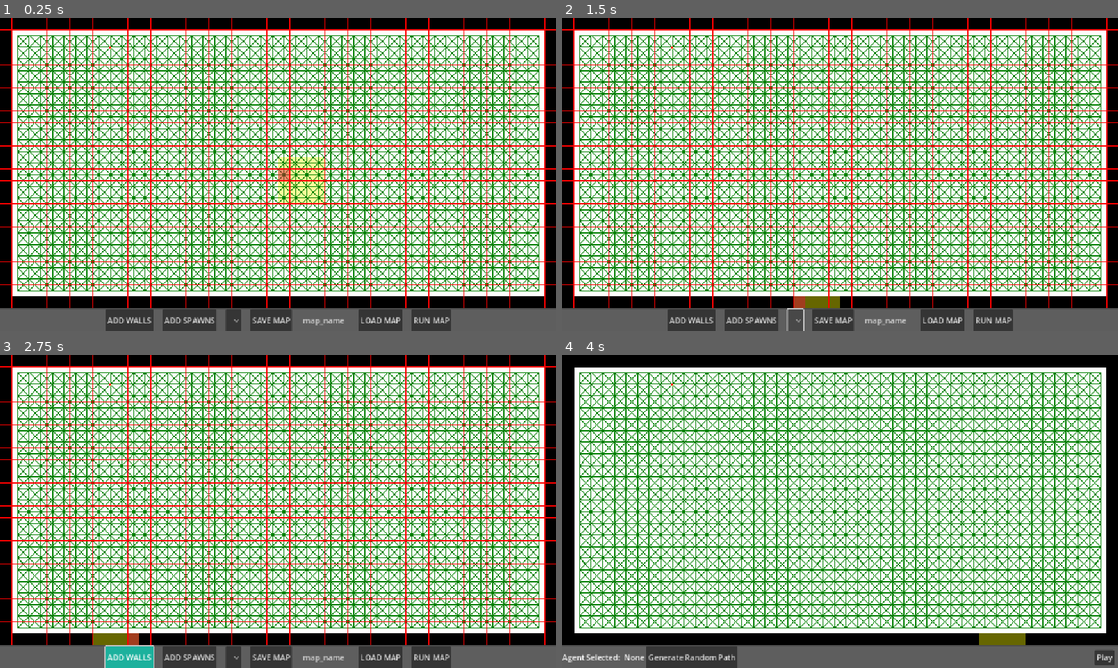
Above: before the commit, frames 1-4 (two rows, left to right).
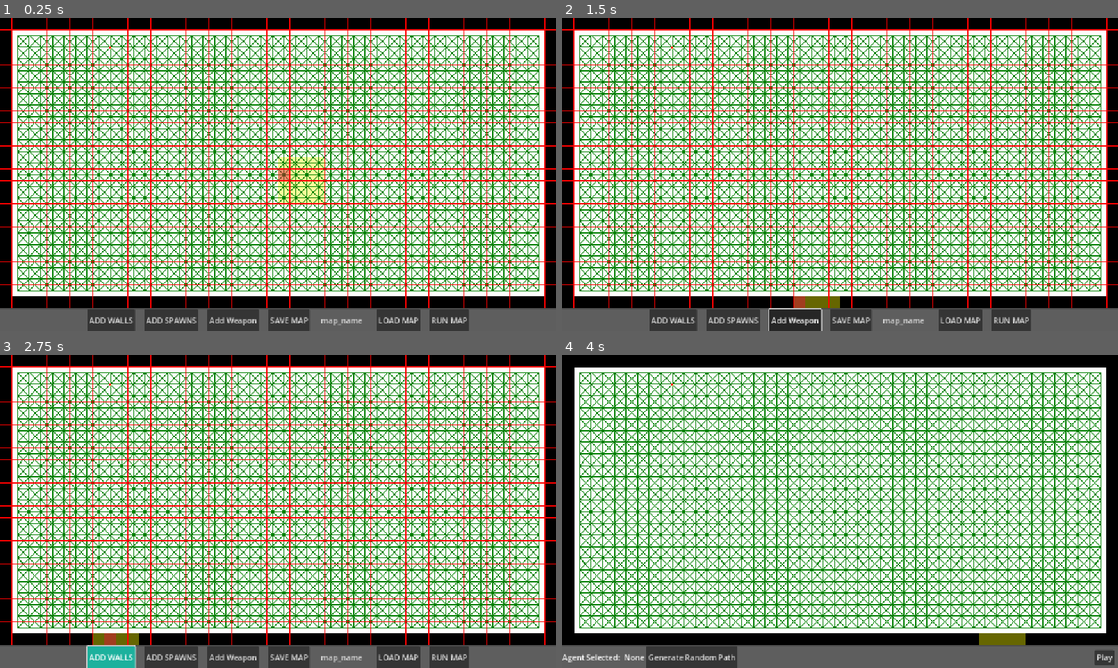
Above: after the commit, the same moments.

Repository: 702BH/GameAIProjects
Game: Godot game, scene res://ProgrammingGameAIByExample/Raven/raven_main_scene.tscn
The game is run twice, just before and just after one commit, with the same random seed, the same clock (stepped at 60 frames per second) and the same inputs. The project has no main scene, so this scene is started directly.
Inputs (mouse positions are in pixels of both pictures, inside the frame that each line leads up to):
- Up to frame 1 (0.25 s): no input
- Up to frame 2 (1.5 s): click (795, 321) at 0.52 s; click (795, 321) at 1.25 s, where only the run after the commit has a clickable "Add Weapon"
- Up to frame 3 (2.75 s): click "ADD WALLS" at 2 s
- Up to frame 4 (4 s): click "ADD SPAWNS" at 2.75 s; click "RUN MAP" at 3.5 s

The runs differ from the first frame. In frame 1, 2.2% of the frame differs, in the area x 15-85%, y 93-100%; in frame 2, 2.4%; in frame 3, 2.5%, in the area x 15-85%, y 88-100%; in frame 4, nothing differs.

Commit message:
starting implementation of Signal service bus for Raven

Diff:
--- /dev/null
+++ b/aiforgamesprojects/ProgrammingGameAIByExample/Raven/Raven_Service_Bus.gd
@@ -0,0 +1 @@
+extends Node
--- a/aiforgamesprojects/ProgrammingGameAIByExample/Raven/map_ui_editor.tscn
+++ b/aiforgamesprojects/ProgrammingGameAIByExample/Raven/map_ui_editor.tscn
@@ -57,8 +57,11 @@
 button_group = ExtResource("4_62kta")
 text = "ADD SPAWNS"
 
-[node name="OptionButton" type="OptionButton" parent="Container/ButtonPanel/Buttons"]
+[node name="Weapon" type="Button" parent="Container/ButtonPanel/Buttons"]
 layout_mode = 2
+toggle_mode = true
+button_group = ExtResource("4_62kta")
+text = "Add Weapon"
 
 [node name="Save" type="Button" parent="Container/ButtonPanel/Buttons"]
 layout_mode = 2
@@ -122,6 +125,67 @@
 file_mode = 0
 use_native_dialog = true
 
+[node name="WeaponTypeSelector" type="Panel" parent="."]
+visible = false
+custom_minimum_size = Vector2(200, 200)
+layout_mode = 1
+anchors_preset = 8
+anchor_left = 0.5
+anchor_top = 0.5
+anchor_right = 0.5
+anchor_bottom = 0.5
+offset_left = -20.0
+offset_top = -20.0
+offset_right = 20.0
+offset_bottom = 20.0
+grow_horizontal = 2
+grow_vertical = 2
+
+[node name="VBoxContainer" type="VBoxContainer" parent="WeaponTypeSelector"]
+layout_mode = 1
+anchors_preset = 15
+anchor_right = 1.0
+anchor_bottom = 1.0
+grow_horizontal = 2
+grow_vertical = 2
+
+[node name="VBoxContainer" type="VBoxContainer" parent="WeaponTypeSelector/VBoxContainer"]
+layout_mode = 2
+size_flags_vertical = 3
+
+[node name="HBoxContainer" type="HBoxContainer" parent="WeaponTypeSelector/VBoxContainer/VBoxContainer"]
+layout_mode = 2
+alignment = 1
+
+[node name="Label" type="Label" parent="WeaponTypeSelector/VBoxContainer/VBoxContainer/HBoxContainer"]
+layout_mode = 2
+text = "Select Weapon Type"
+
+[node name="OptionButton" type="OptionButton" parent="WeaponTypeSelector/VBoxContainer/VBoxContainer/HBoxContainer"]
+layout_mode = 2
+size_flags_horizontal = 3
+
+[node name="VBoxContainer2" type="VBoxContainer" parent="WeaponTypeSelector/VBoxContainer"]
+layout_mode = 2
+
+[node name="HBoxContainer2" type="HBoxContainer" parent="WeaponTypeSelector/VBoxContainer/VBoxContainer2"]
+layout_mode = 2
+
+[node name="HBoxContainer" type="HBoxContainer" parent="WeaponTypeSelector/VBoxContainer/VBoxContainer2/HBoxContainer2"]
+layout_mode = 2
+size_flags_horizontal = 3
+
+[node name="Button" type="Button" parent="WeaponTypeSelector/VBoxContainer/VBoxContainer2/HBoxContainer2/HBoxContainer"]
+layout_mode = 2
+text = "Cancel"
+
+[node name="HBoxContainer2" type="HBoxContainer" parent="WeaponTypeSelector/VBoxContainer/VBoxContainer2/HBoxContainer2"]
+layout_mode = 2
+
+[node name="Button" type="Button" parent="WeaponTypeSelector/VBoxContainer/VBoxContainer2/HBoxContainer2/HBoxContainer2"]
+layout_mode = 2
+text = "Submit"
+
 [connection signal="mouse_entered" from="Container/GridContainer" to="Container/GridContainer" method="_on_mouse_entered"]
 [connection signal="mouse_exited" from="Container/GridContainer" to="Container/GridContainer" method="_on_mouse_exited"]
 [connection signal="toggled" from="Container/ButtonPanel/Buttons/Walls" to="." method="_on_walls_toggled"]
Not shown, added: aiforgamesprojects/ProgrammingGameAIByExample/Raven/Raven_Service_Bus.gd.uid
